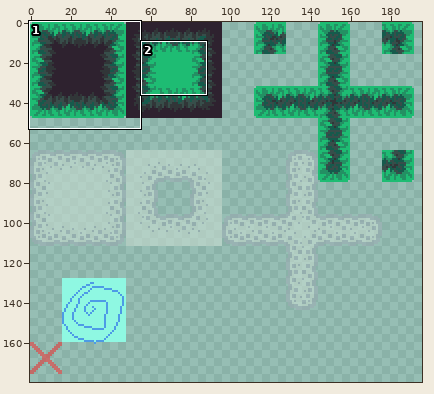
A pixel-art file gets an edit: Aseprite/Environment/Tilemap/Tilemap.aseprite. Above, an overview of the earlier version with the close-up marked.
Close-up. Before:
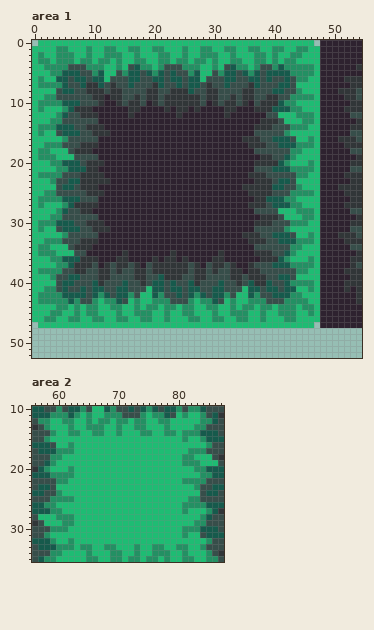
256x256 pixels, 1 frame. Shown: area 1: x 0..54, y 0..52; area 2: x 56..87, y 10..35. The wide view leaves out empty margins.
Once edited:
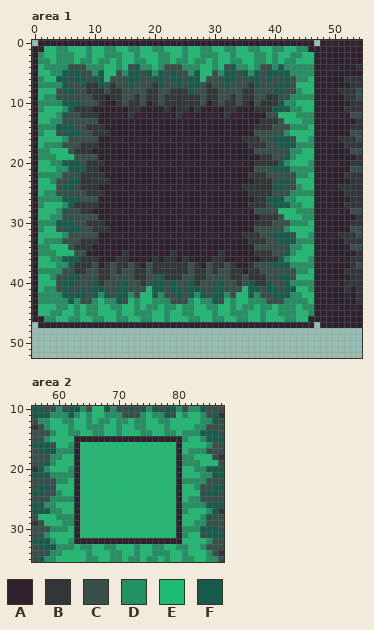
Palette (. is transparent): A #2e222f  B #313638  C #374e4a  D #239063  E #1ebc73  F #165a4c
The author wrote: red leaves travelling, outlines to tilemap
Diff:
layer "black outline" added
Area 1, layer "black outline":
Colour A replaces colour E in row 0 at x 1 to 46; in row 1 at x 0 to 1 and 46 to 47; in rows 2 to 45 at x 0 and 47; in row 46 at x 0 to 1 and 46 to 47; in row 47 at x 1 to 46.
Area 2, layer "black outline":
Colour A replaces colour E in row 15 at x 63 to 80; in rows 16 to 31 at x 63 and 80; in row 32 at x 63 to 80.
Boxes around the changes in both close-ups, in picture pixels (x1, y1, x2, y2):
changed: (32, 40, 320, 328)
changed: (74, 436, 182, 544)
